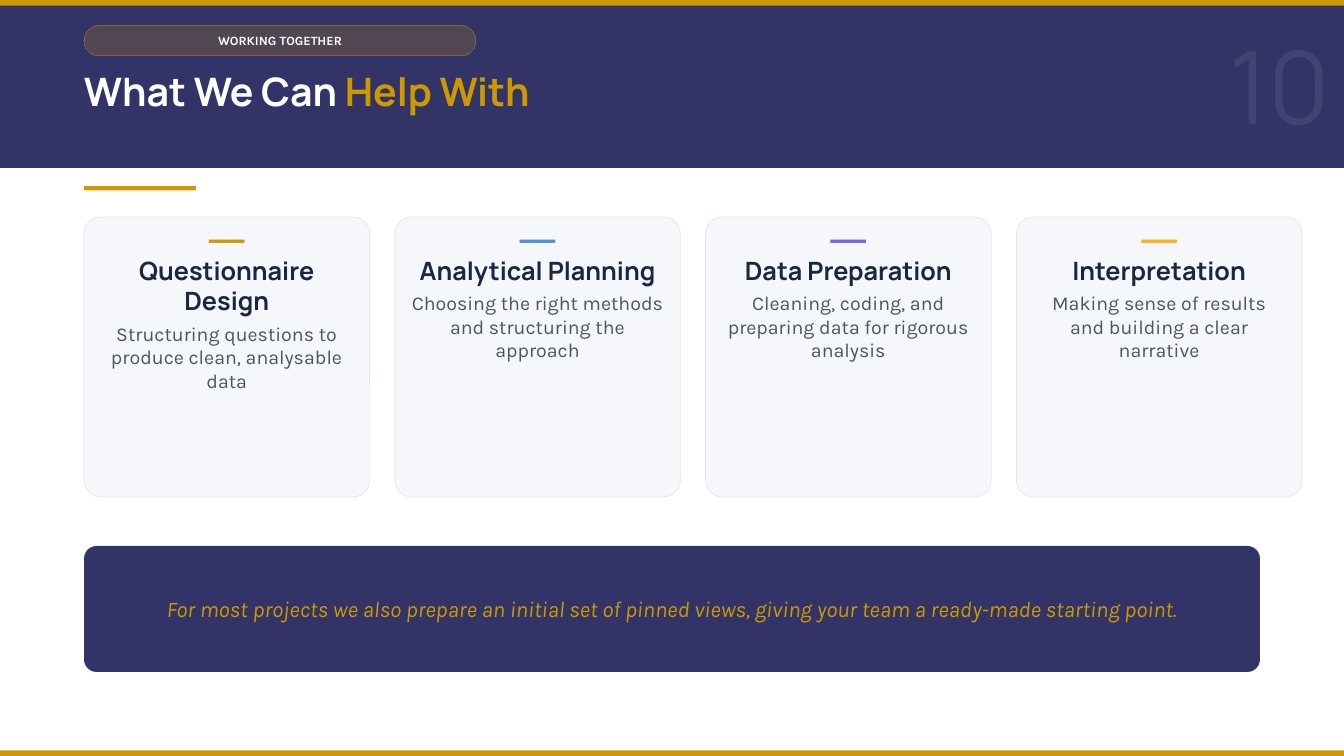
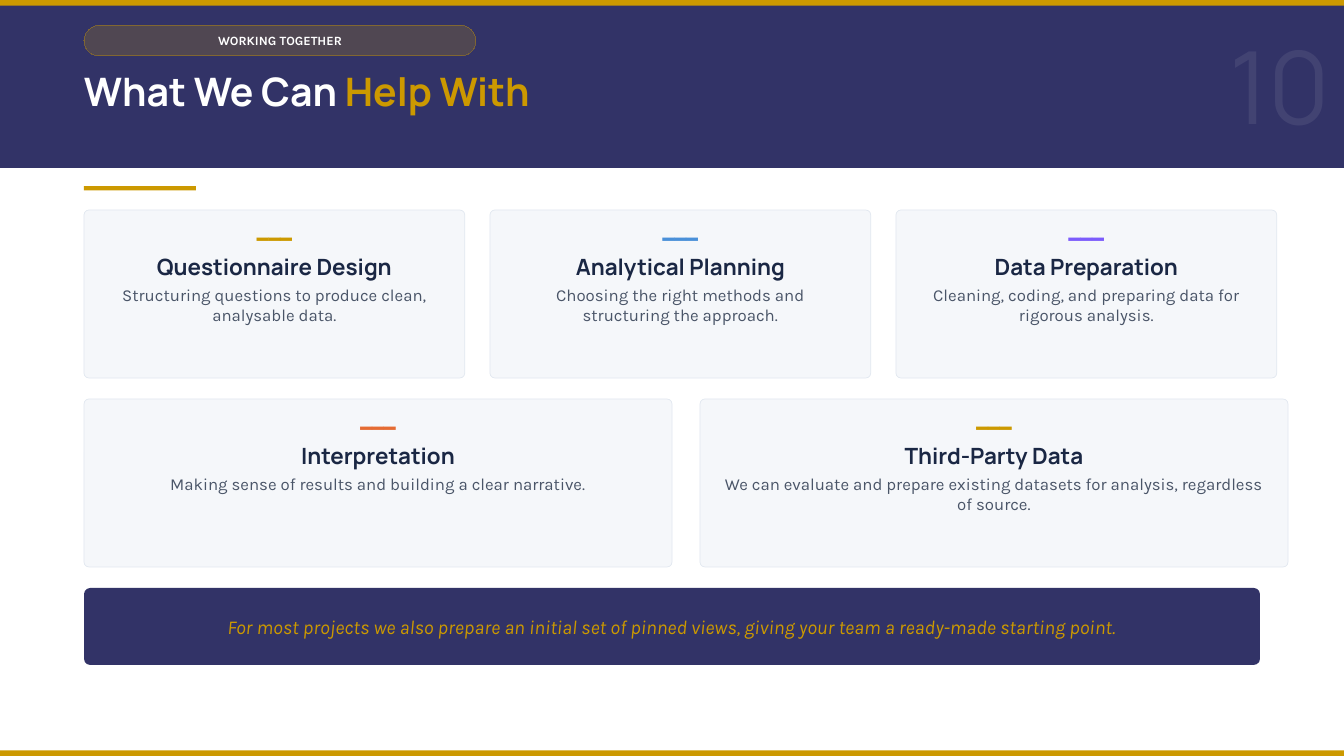
Before and after one commit to DuncanRBrett/Turas, a slide deck: slide 11 of docs/marketing/Introducing Turas v4.pptx. Drawn at 1344x756 pixels with LibreOffice and Linux fonts; fonts in the diff are those of the drawing. Boxes give left, top, right and bottom in pixels: in the first picture for what was removed or moved away, otherwise in the second. Text is boxed around its words. In the diff, an @@ line names an element or a change of style, - is before the commit and + after.

```diff
--- a/docs/marketing/Introducing Turas v4.pptx
+++ b/docs/marketing/Introducing Turas v4.pptx
@@ rounded rectangle: place and size @@
-rounded rectangle at bbox=[84, 217, 369, 497]
+rounded rectangle at bbox=[84, 210, 465, 378]
@@ proportions changed in 3 elements at bbox=[84, 210, 465, 378], bbox=[896, 210, 1277, 378], bbox=[490, 210, 871, 378] @@
@@ rounded rectangle: place and size @@
-rounded rectangle at bbox=[395, 217, 681, 497]
+rounded rectangle at bbox=[490, 210, 871, 378]
@@ text "━━━": place and size @@
-text "━━━" at bbox=[412, 261, 663, 362]
+text "━━━" at bbox=[556, 258, 804, 325]
@@ rounded rectangle removed at bbox=[706, 217, 991, 497] @@
@@ rounded rectangle: place and size @@
-rounded rectangle at bbox=[1016, 217, 1302, 497]
+rounded rectangle at bbox=[896, 210, 1277, 378]
@@ text "━━━": place and size @@
-text "━━━" at bbox=[728, 261, 969, 362]
+text "━━━" at bbox=[933, 258, 1239, 325]
@@ text at bbox=[157, 258, 392, 281]: size 18 to 16 pt in "Questionnaire Design"; less space between paragraphs @@
@@ text at bbox=[576, 258, 784, 281]: size 18 to 16 pt in "Analytical Planning"; less space between paragraphs @@
@@ text at bbox=[995, 258, 1178, 281]: size 18 to 16 pt in "Data Preparation"; less space between paragraphs @@
@@ text at bbox=[122, 289, 426, 325]: text changed; size 14 to 12 pt @@
-Structuring questions to produce clean, analysable data
+Structuring questions to produce clean, analysable data.
@@ text at bbox=[556, 289, 804, 325]: text changed; size 14 to 12 pt @@
-Choosing the right methods and structuring the approach
+Choosing the right methods and structuring the approach.
@@ text at bbox=[933, 289, 1239, 325]: text changed; size 14 to 12 pt @@
-Cleaning, coding, and preparing data for rigorous analysis
+Cleaning, coding, and preparing data for rigorous analysis.
@@ rounded rectangle added at bbox=[84, 399, 671, 568], fill #F5F7FA, outline #E2E8F0 0.5 pt @@
@@ text "━━━": place and size @@
-text "━━━" at bbox=[1052, 261, 1265, 357]
+text "━━━" at bbox=[170, 447, 585, 494]
@@ rounded rectangle added at bbox=[700, 399, 1288, 568], fill #F5F7FA, outline #E2E8F0 0.5 pt @@
@@ text at bbox=[301, 447, 455, 470]: text colour #FFB020 to #E56B33 in "━━━"; size 18 to 16 pt in "Interpretation"; less space between paragraphs @@
@@ text added at bbox=[725, 447, 1262, 510], 12 pt, text #4A5568 @@
+━━━
+Third-Party Data
+We can evaluate and prepare existing datasets for analysis, regardless of source.
@@ text at bbox=[170, 478, 585, 494]: text changed; size 14 to 12 pt @@
-Making sense of results and building a clear narrative
+Making sense of results and building a clear narrative.
@@ rounded rectangle "For most projects we also ...": place and size @@
-rounded rectangle "For most projects we also ..." at bbox=[84, 546, 1260, 673]
+rounded rectangle "For most projects we also ..." at bbox=[84, 588, 1260, 664]
@@ rounded rectangle "For most projects we also ..." at bbox=[84, 588, 1260, 664]: size 16 to 14 pt; proportions changed @@
```
Also in this commit, not shown: 5 other slides changed, 1 slide added, 1 slide removed, 5 other files.
